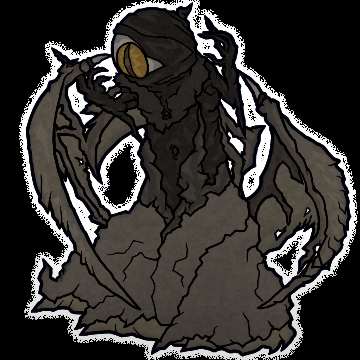
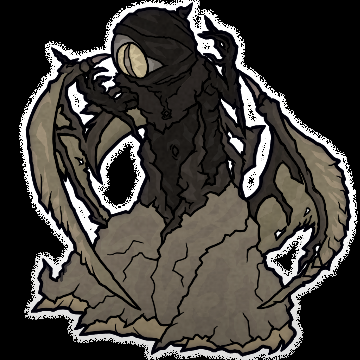
Revision of a layered 360x360 image; what changed, layer by layer:
hid "Layer 36" over [117, 44, 147, 78]
painted on "white" over [29, 44, 348, 353]
removed layer "Orange copy" from group "color" over [29, 44, 348, 353]
removed layer "Orange" from group "color" over [29, 44, 348, 353]
removed layer "gold" from group "color" over [29, 44, 348, 353]
removed layer "green" from group "color" over [29, 44, 348, 353]
removed layer "purple" from group "color" over [29, 44, 348, 353]
removed layer "violet" from group "color" over [29, 44, 348, 353]
removed layer "red" from group "color" over [29, 44, 348, 353]
removed layer "cyan" from group "color" over [29, 44, 348, 353]
